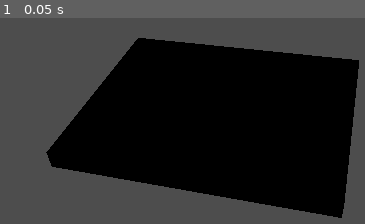
Above: before the commit, frame 1.
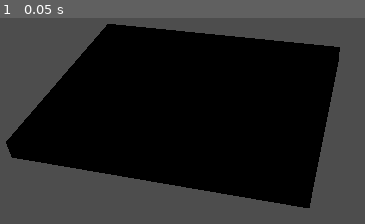
Above: after the commit, the same moment.

Repository: taiyo-harenohi/MODE
Game: Godot game, scene res://scenes/main.tscn
The game is run twice, just before and just after one commit, with the same random seed, the same clock (stepped at 60 frames per second) and the same inputs. Before the commit the project has no main scene; this scene is started directly in both runs.
Inputs:
- Up to frame 1 (0.05 s): no input

The runs differ from the first frame. In frame 1, 18% of the frame differs, in the area x 1-99%, y 2-98%.

Commit message:
Add Camera movement & zoom

Diff:
--- a/project.godot
+++ b/project.godot
@@ -11,9 +11,25 @@
 [application]
 
 config/name="MODE"
+run/main_scene="res://scenes/main.tscn"
 config/features=PackedStringArray("4.1", "Forward Plus")
 config/icon="res://icon.svg"
 
 [dotnet]
 
 project/assembly_name="MODE"
+
+[input]
+
+to_center={
+"deadzone": 0.5,
+"events": [Object(InputEventKey,"resource_local_to_scene":false,"resource_name":"","device":-1,"window_id":0,"alt_pressed":false,"shift_pressed":false,"ctrl_pressed":false,"meta_pressed":false,"pressed":false,"keycode":0,"physical_keycode":77,"key_label":0,"unicode":109,"echo":false,"script":null)
+, Object(InputEventJoypadButton,"resource_local_to_scene":false,"resource_name":"","device":-1,"button_index":10,"pressure":0.0,"pressed":false,"script":null)
+]
+}
+restart_zoom={
+"deadzone": 0.5,
+"events": [Object(InputEventKey,"resource_local_to_scene":false,"resource_name":"","device":-1,"window_id":0,"alt_pressed":false,"shift_pressed":false,"ctrl_pressed":false,"meta_pressed":false,"pressed":false,"keycode":0,"physical_keycode":78,"key_label":0,"unicode":110,"echo":false,"script":null)
+, Object(InputEventJoypadButton,"resource_local_to_scene":false,"resource_name":"","device":-1,"button_index":9,"pressure":0.0,"pressed":false,"script":null)
+]
+}
--- a/scenes/main.tscn
+++ b/scenes/main.tscn
@@ -42,6 +42,6 @@
 mesh = SubResource("BoxMesh_2dli3")
 
 [node name="Camera3D" type="Camera3D" parent="."]
-transform = Transform3D(0.963472, -0.133905, 0.23193, -0.0449757, 0.772823, 0.633025, -0.264007, -0.620333, 0.738571, 0.76572, 1.92096, 2.34848)
-fov = 50.0
+transform = Transform3D(0.963472, -0.133905, 0.23193, -0.0449757, 0.772823, 0.633025, -0.264007, -0.620333, 0.738571, 1, 2, 2.5)
+fov = 45.0
 script = ExtResource("1_w78d5")
--- a/scripts/Camera3D.gd
+++ b/scripts/Camera3D.gd
@@ -1,9 +1,26 @@
 extends Camera3D
 
-var zoomSpeed: float = 0.05
-var minZoom: float = 0.1
-var maxZoom: float = 2.0
+var zoomSpeed: float = 1
+var minZoom: float = 25.0
+var maxZoom: float = 65.0
+var dragSen: float = 1.0
+
+var center: Vector3 = Vector3(1, 2, 2.5)
+var zoom: float = 45
 
 func _input(event):
-	if event is InputEventMouse:
-		position -= event.relative
+	if event is InputEventMouseMotion and Input.is_mouse_button_pressed(MOUSE_BUTTON_RIGHT):
+		position -= Vector3(event.relative.x, 0, event.relative.y) * dragSen / fov * 0.1
+
+	if event is InputEventMouseButton:
+		if event.button_index == MOUSE_BUTTON_WHEEL_UP:
+			fov -= zoomSpeed
+		elif event.button_index == MOUSE_BUTTON_WHEEL_DOWN:
+			fov += zoomSpeed
+		fov = clamp(fov, minZoom, maxZoom)
+
+	# TODO: maybe smoother motion to go back to the center
+	if Input.is_action_just_pressed("to_center"):
+		position = center
+	if Input.is_action_just_pressed("restart_zoom"):
+		fov = zoom
